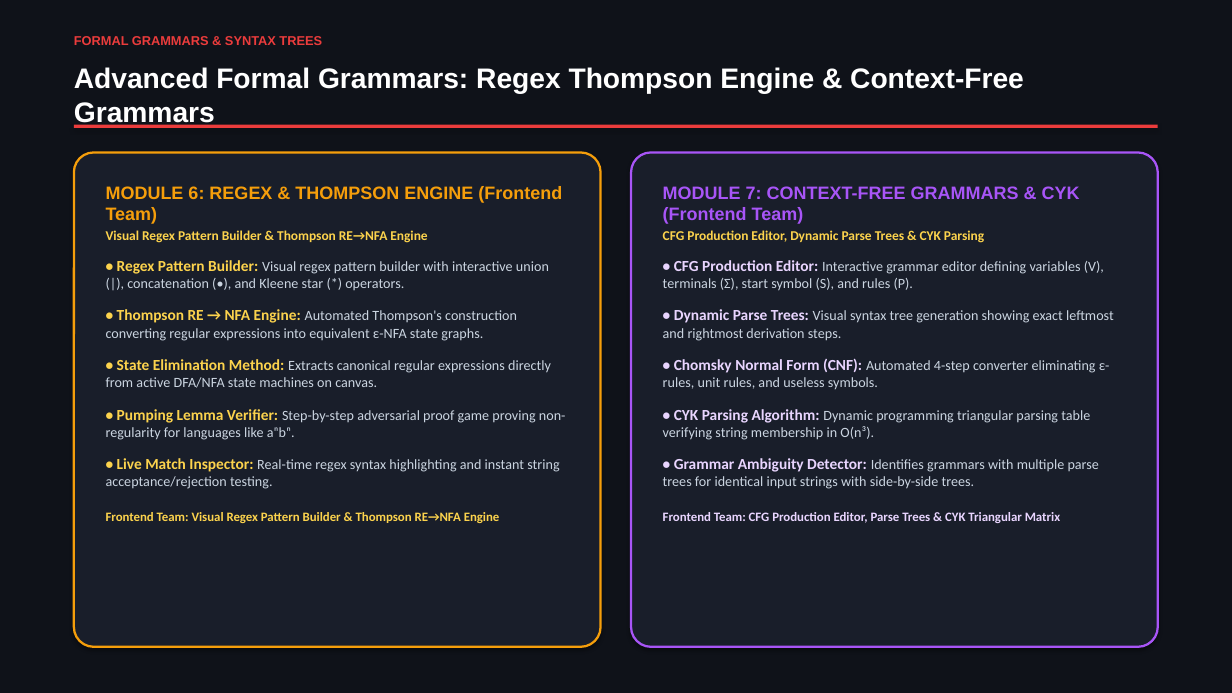
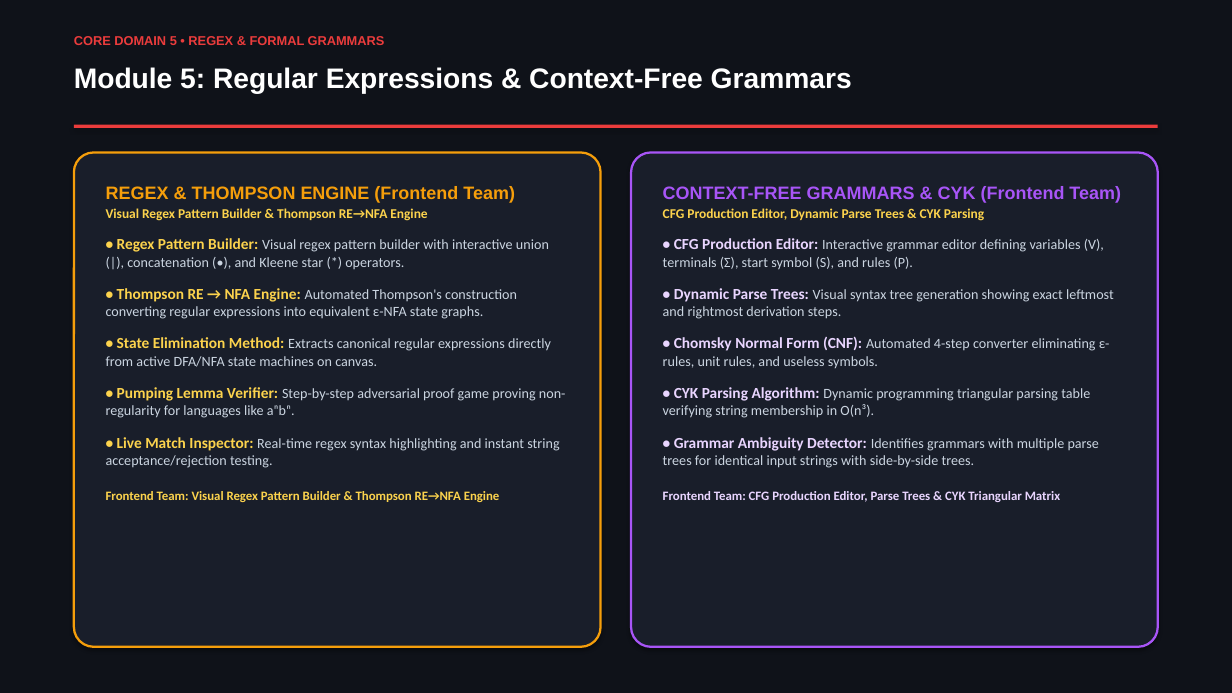
Before and after one commit to akash20065ray-sys/Logic_verse, a slide deck: slide 9 of LogicVerse_Presentation_Without_Names.pptx (slide 12 before the commit). Drawn at 1232x693 pixels with LibreOffice and Linux fonts; fonts in the diff are those of the drawing. Boxes give left, top, right and bottom in pixels: in the first picture for what was removed or moved away, otherwise in the second. Text is boxed around its words. In the diff, an @@ line names an element or a change of style, - is before the commit and + after.

Commit message:
Position Regex and CFG as dedicated Module 5 slide for Krishna before Automata and Chatbot

```diff
--- a/LogicVerse_Presentation_Without_Names.pptx
+++ b/LogicVerse_Presentation_Without_Names.pptx
@@ text at (74,35,385,48): text changed @@
-FORMAL GRAMMARS & SYNTAX TREES
+CORE DOMAIN 5 • REGEX & FORMAL GRAMMARS
@@ text at (74,67,852,94): text changed @@
-Advanced Formal Grammars: Regex Thompson Engine & Context-Free Grammars
+Module 5: Regular Expressions & Context-Free Grammars
@@ text in rounded rectangle at (106,186,515,203): text changed @@
-MODULE 6: REGEX & THOMPSON ENGINE (Frontend Team)
+REGEX & THOMPSON ENGINE (Frontend Team)
@@ text in rounded rectangle at (663,186,1121,203): text changed @@
-MODULE 7: CONTEXT-FREE GRAMMARS & CYK (Frontend Team)
+CONTEXT-FREE GRAMMARS & CYK (Frontend Team)
```
Also in this commit, not shown: 2 other slides changed, 2 other files.
